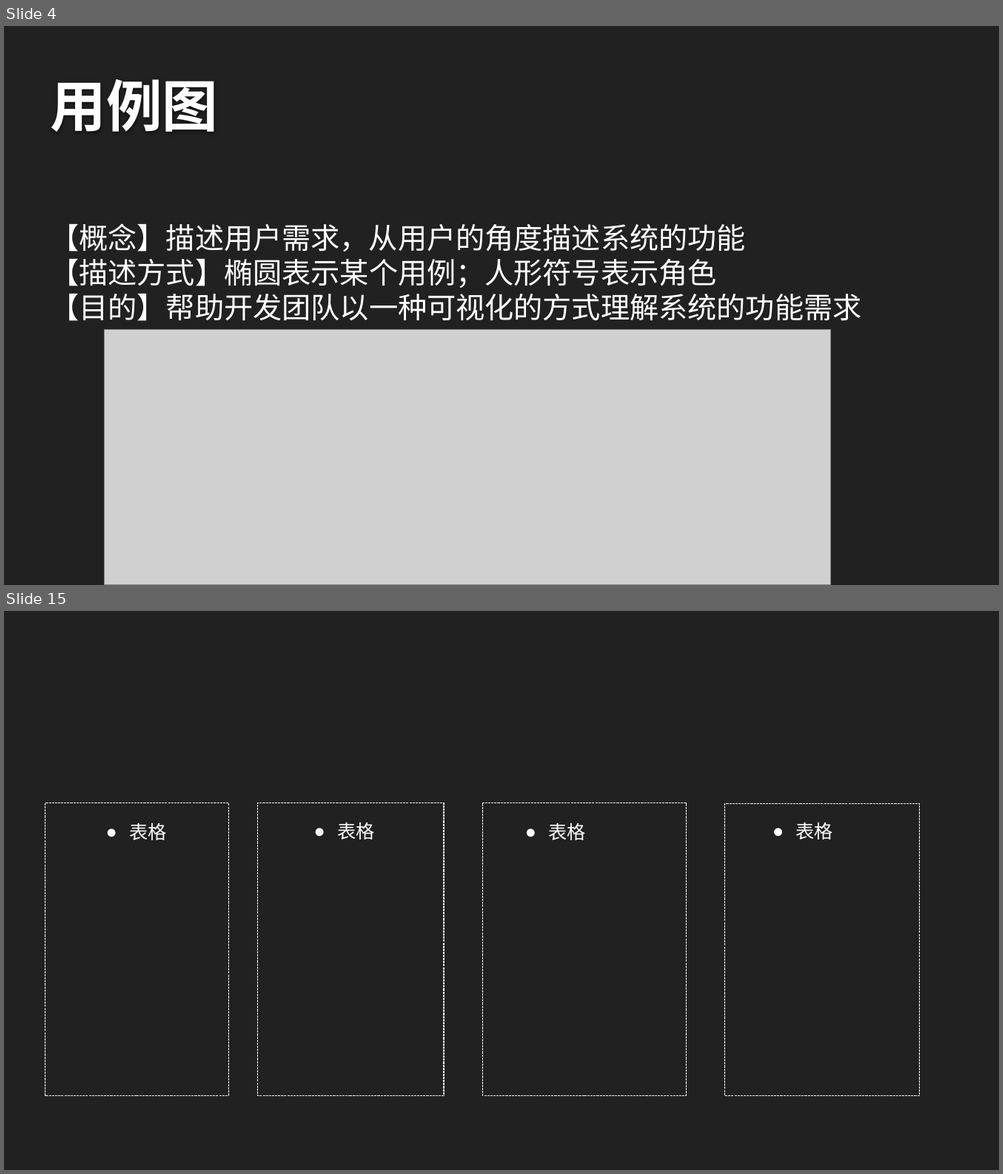
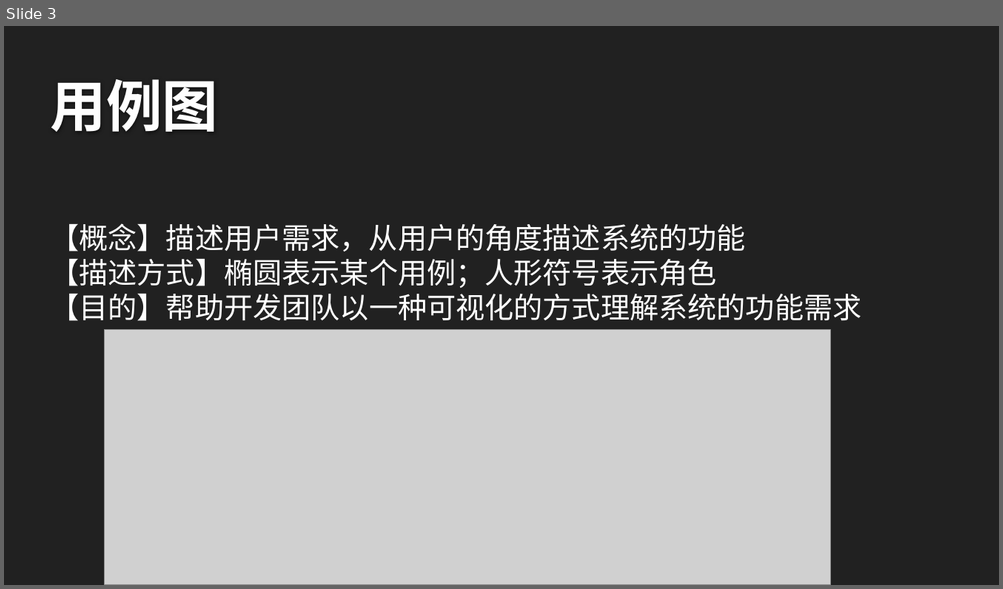
Before and after one commit to twn422/PRD2017, a slide deck: PRD-2017-G24/STW/非受控文件/翻转课堂作业/UML基础1/UML基础Ⅰ.pptx. Shown one above the other, each under a label of ours: slides 4 and 15 before the commit, slide 3 after it; the slides between them are not shown. The pictures are 1003x1174 and 1003x589 pixels, drawn with LibreOffice and Linux fonts; fonts in the diff are those of the drawing; grey boxes stand for pictures; background and template pictures are left out. Boxes give left, top, right and bottom in pixels: in the first picture for what was removed or moved away, otherwise in the second. Text is boxed around its words. In the diff, an @@ line names an element or a change of style, - is before the commit and + after.

```diff
--- a/PRD-2017-G24/STW/非受控文件/翻转课堂作业/UML基础1/UML基础Ⅰ.pptx
+++ b/PRD-2017-G24/STW/非受控文件/翻转课堂作业/UML基础1/UML基础Ⅰ.pptx
@@ slide 15 removed at [4, 611, 999, 1170], background #212121 @@
@@ rectangle removed at [45, 803, 228, 1096] @@
@@ rectangle removed at [258, 803, 444, 1096] @@
@@ rectangle removed at [482, 803, 686, 1096] @@
@@ rectangle removed at [725, 803, 919, 1095] @@
@@ text removed at [129, 823, 166, 840] @@
-● 表格
@@ text removed at [337, 823, 374, 840] @@
-● 表格
@@ text removed at [548, 823, 585, 840] @@
-● 表格
@@ text removed at [796, 823, 833, 840] @@
-● 表格
@@ what was slide 4 is now slide 3 @@
```
Also in this commit, not shown: 3 slides changed, 19 slides added, 14 other slides removed, 1 other file.
